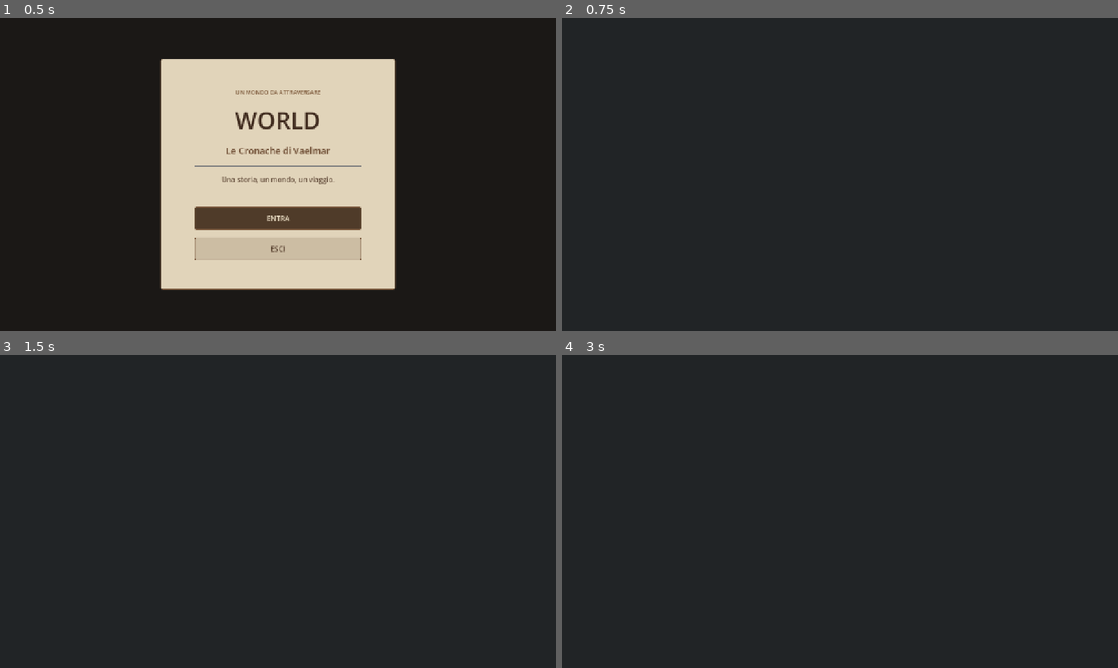
Above: before the commit, frames 1-4 (two rows, left to right).
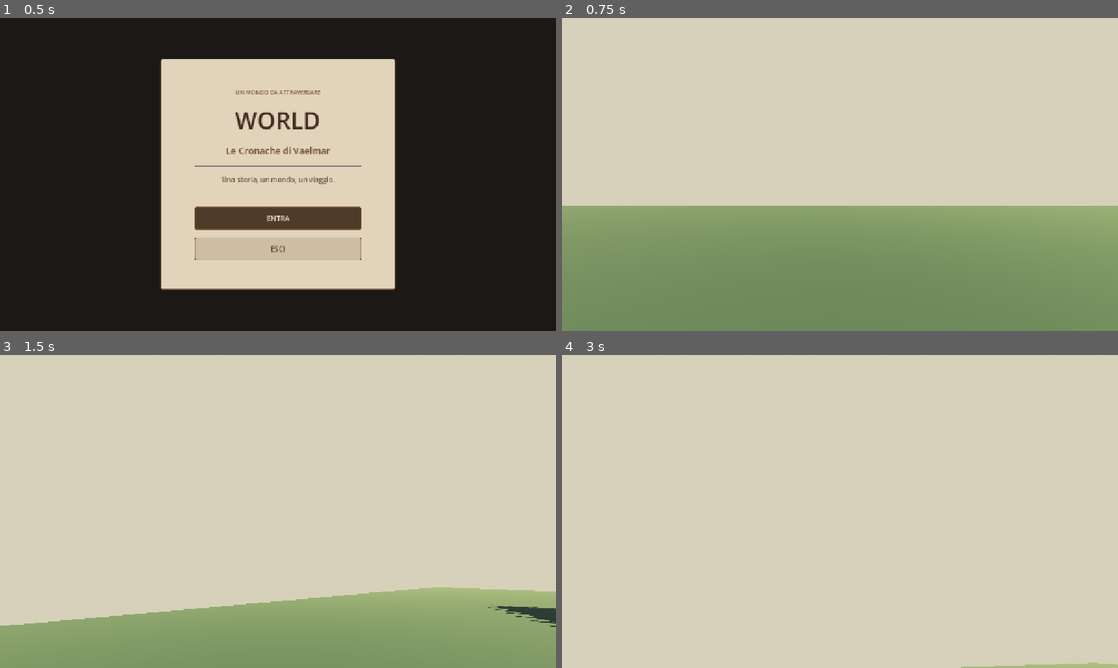
Above: after the commit, the same moments.

Repository: JonaDev2026/world3d
Game: Godot game, scene res://scenes/menu.tscn
The game is run twice, just before and just after one commit, with the same random seed, the same clock (stepped at 60 frames per second) and the same inputs.
Inputs (mouse positions are in pixels of both pictures, inside the frame that each line leads up to):
- Up to frame 1 (0.5 s): no input
- Up to frame 2 (0.75 s): click "ENTRA" at 0.5 s
- Up to frame 3 (1.5 s): tap Enter at 1.25 s; move the mouse to (400, 495) at 1.27 s; hold D from 1.28 s (still down); click (400, 495) at 1.42 s
- Up to frame 4 (3 s): tap Space at 1.52, 2.27 s; move the mouse to (728, 527) at 2.02 s; release D at 2.03 s; hold S 2.03-2.78 s; move the mouse to (895, 442) at 2.77 s; hold D from 2.78 s (still down)

Frame 1 is identical in both runs. In frame 2, 100% of the frame differs, in the area x 0-100%, y 0-100%; in frame 3, 100%; in frame 4, 100%.
Error before the commit: Parse Error: Cannot infer the type of "rx" variable because the value doesn't have a set type. (res://scripts/empty_world.gd:205)

Commit message:
Fix GDScript inferred roof tile coordinate type

Diff:
--- a/scripts/empty_world.gd
+++ b/scripts/empty_world.gd
@@ -202,7 +202,7 @@
 	for side in [-1.0, 1.0]:
 		for course in range(7):
 			var along := (float(course) + 0.5) * half_w / 7.0
-			var rx := side * (half_w - along)
+			var rx: float = side * (half_w - along)
 			var ry := roof_base + rise * (along / half_w) + 0.18
 			for tile in range(7):
 				var rz := -depth * 0.5 - 0.35 + float(tile) * (depth + 0.7) / 6.0
